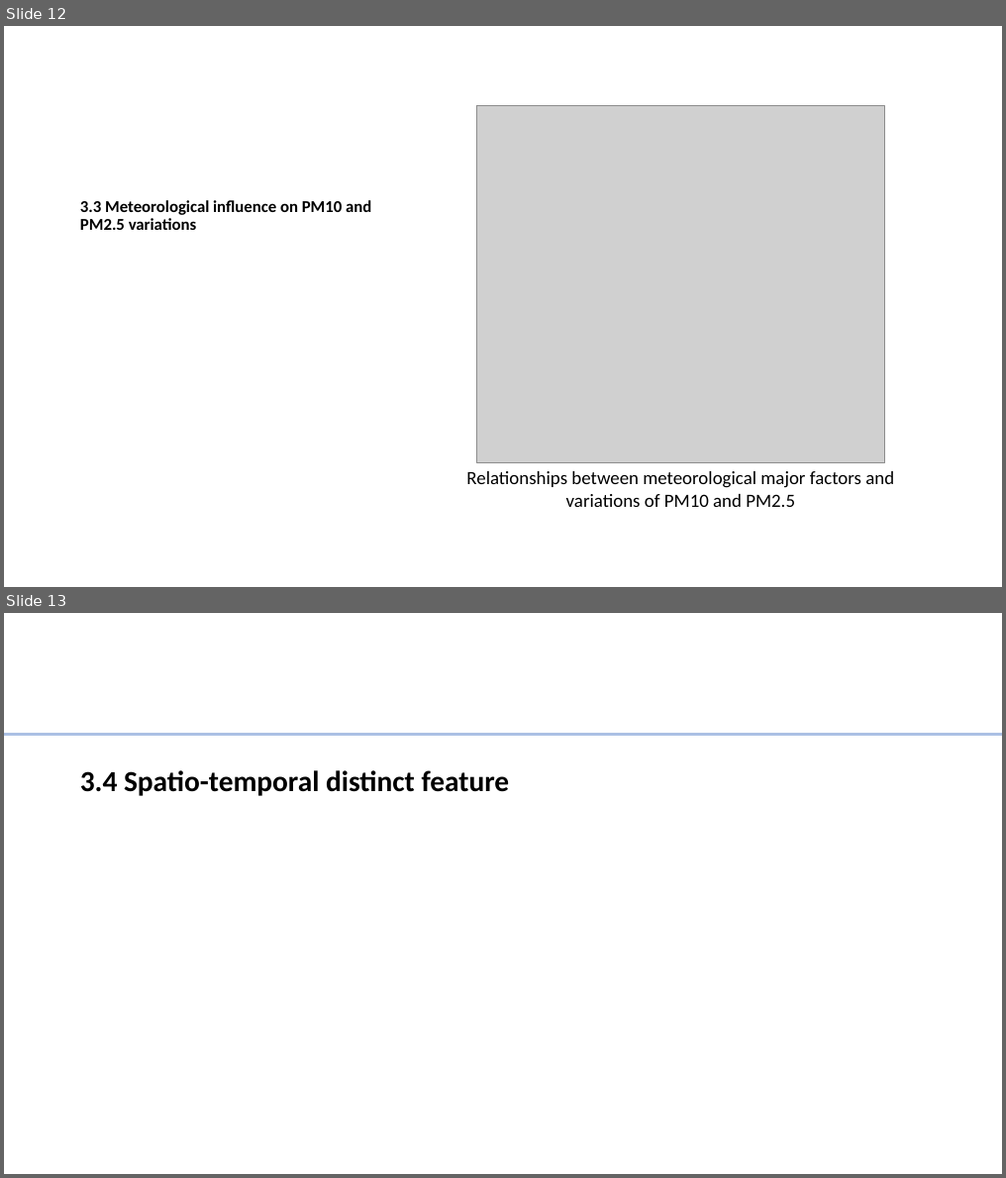
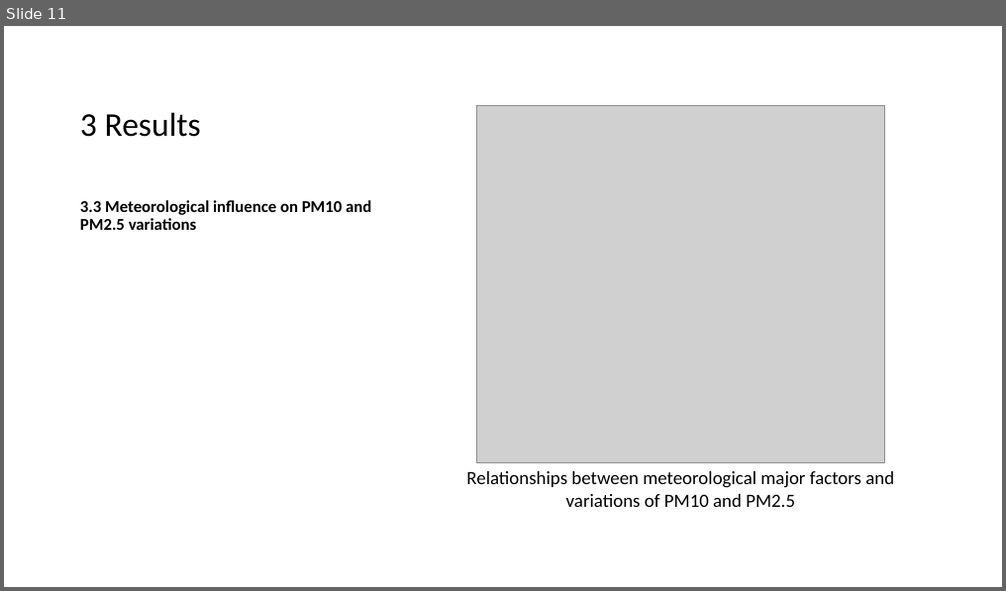
Before and after one commit to EmouAcademy/PM-manuscript, a slide deck: visuals/ppt_presentation.pptx. Shown one above the other, each under a label of ours: slides 12 and 13 before the commit, slide 11 after it. The pictures are 1006x1178 and 1006x591 pixels, drawn with LibreOffice and Linux fonts; fonts in the diff are those of the drawing; grey boxes stand for pictures. Boxes give left, top, right and bottom in pixels: in the first picture for what was removed or moved away, otherwise in the second. Text is boxed around its words. In the diff, an @@ line names an element or a change of style, - is before the commit and + after.

```diff
--- a/visuals/ppt_presentation.pptx
+++ b/visuals/ppt_presentation.pptx
@@ slide 13 removed at box(4, 613, 1002, 1174), background #FFFFFF @@
@@ line removed from (1002, 735) to (4, 735) @@
@@ text removed at box(80, 770, 510, 796) @@
-3.4 Spatio-temporal distinct feature
@@ what was slide 12 is now slide 11 @@
@@ slide 11 changed as well @@
@@ title added at box(80, 112, 201, 137), 32 pt, text #000000 @@
+3 Results
```
Also in this commit, not shown: 10 other slides changed, 6 slides added, 4 other slides removed, 23 other files.
